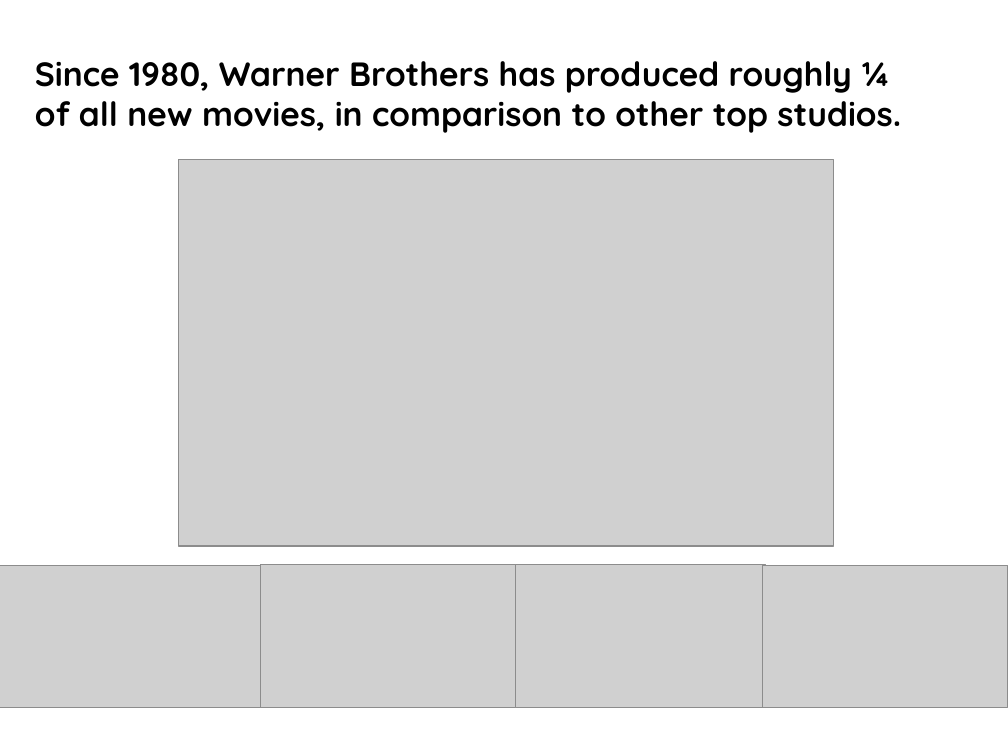
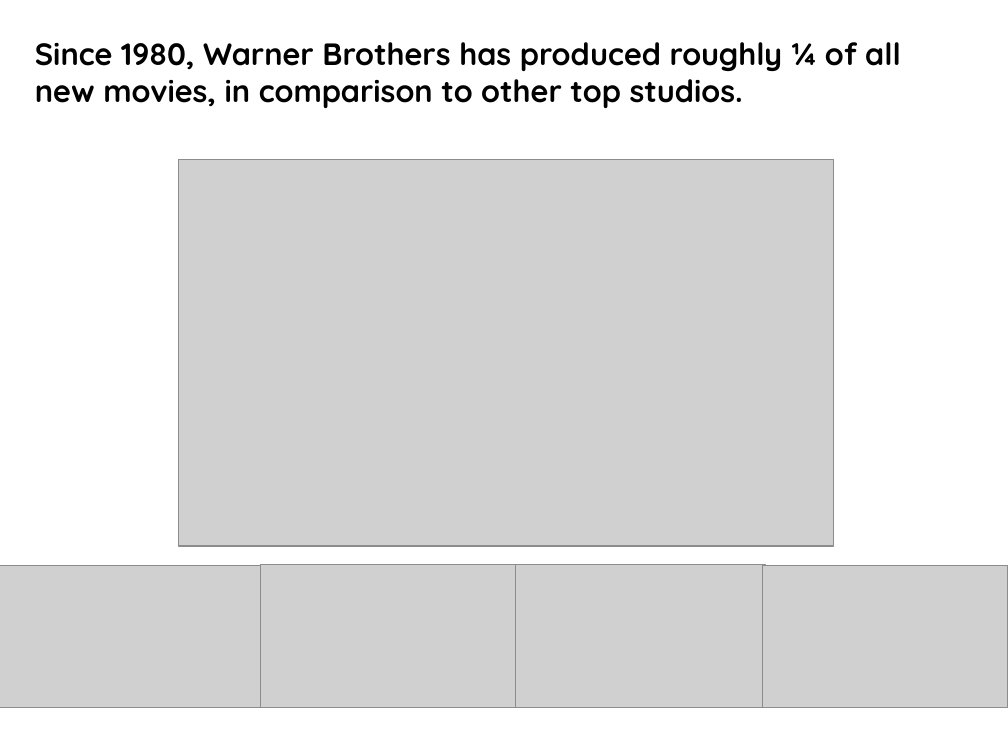
Before and after one commit to katherinebenjamin/Homeworks, a slide deck: slide 4 of Movie.DatabasePicture.pptx. Drawn at 1008x756 pixels with LibreOffice and Linux fonts; fonts in the diff are those of the drawing; grey boxes stand for pictures; background and template pictures are left out. Boxes give left, top, right and bottom in pixels: in the first picture for what was removed or moved away, otherwise in the second. Text is boxed around its words. In the diff, an @@ line names an element or a change of style, - is before the commit and + after.

```diff
--- a/Movie.DatabasePicture.pptx
+++ b/Movie.DatabasePicture.pptx
@@ title "Since 1980, Warner Brothers has ...": place and size @@
-title "Since 1980, Warner Brothers has ..." at <box>35,61,901,133</box>
+title "Since 1980, Warner Brothers has ..." at <box>35,42,901,108</box>
@@ title "Since 1980, Warner Brothers has ..." at <box>35,42,901,108</box>: size 24 to 22 pt @@
```
Also in this commit, not shown: 4 other slides changed.
